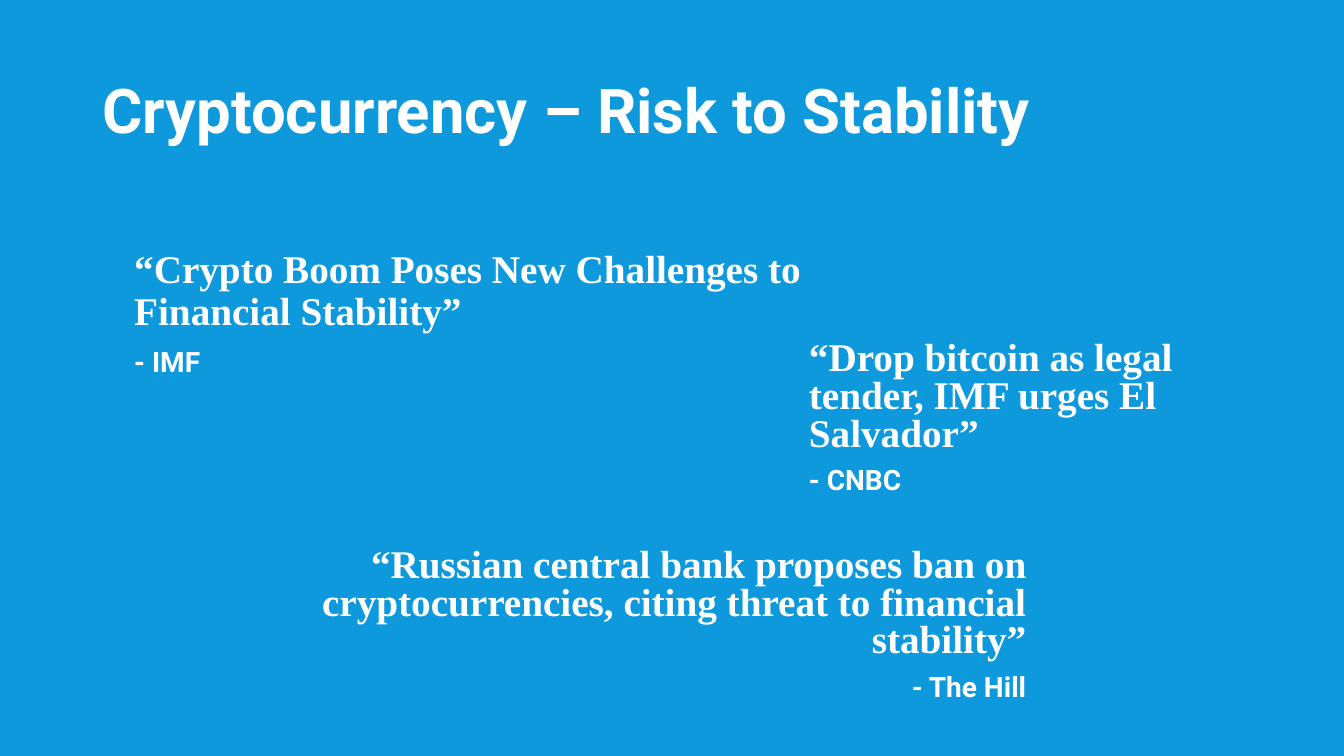
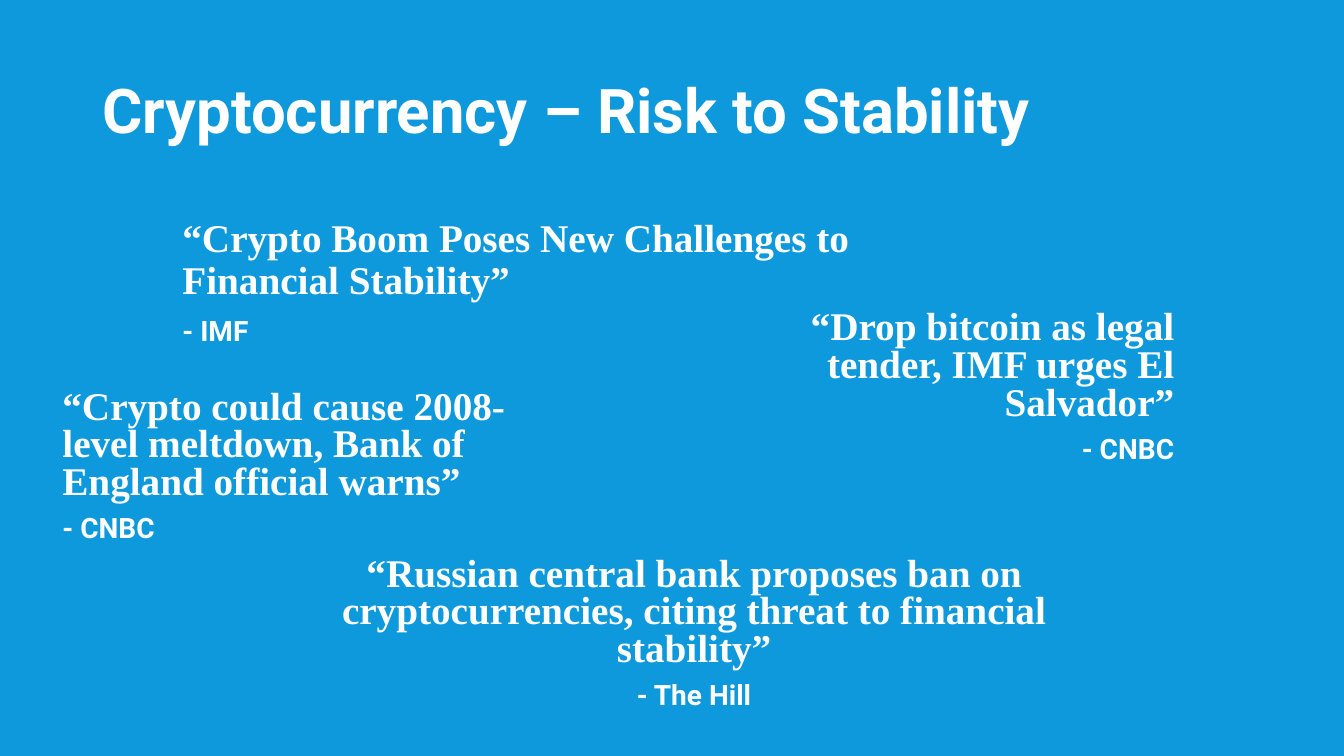
Before and after one commit to zchap40/Project2, a slide deck: slide 2 of Presentation/Sadek_R_Project2_Presentation.pptx. Drawn at 1344x756 pixels with LibreOffice and Linux fonts; fonts in the diff are those of the drawing. Boxes give left, top, right and bottom in pixels: in the first picture for what was removed or moved away, otherwise in the second. Text is boxed around its words. In the diff, an @@ line names an element or a change of style, - is before the commit and + after.

Commit message:
Presentation Update3

```diff
--- a/Presentation/Sadek_R_Project2_Presentation.pptx
+++ b/Presentation/Sadek_R_Project2_Presentation.pptx
@@ text "“Crypto Boom Poses New Challenges ...": place and size @@
-text "“Crypto Boom Poses New Challenges ..." at bbox=[134, 255, 801, 372]
+text "“Crypto Boom Poses New Challenges ..." at bbox=[182, 224, 849, 341]
@@ text "“Drop bitcoin as legal tender, ...": place and size @@
-text "“Drop bitcoin as legal tender, ..." at bbox=[809, 343, 1172, 491]
+text "“Drop bitcoin as legal tender, ..." at bbox=[811, 312, 1175, 460]
@@ text "“Drop bitcoin as legal tender, ..." at bbox=[811, 312, 1175, 460]: alignment left to right @@
@@ text added at bbox=[62, 392, 505, 539], 28 pt, text #FFFFFF, bold @@
+“Crypto could cause 2008-level meltdown, Bank of England official warns”
+- CNBC
@@ text "“Russian central bank proposes ban ...": place and size @@
-text "“Russian central bank proposes ban ..." at bbox=[322, 550, 1026, 698]
+text "“Russian central bank proposes ban ..." at bbox=[342, 559, 1046, 706]
@@ text "“Russian central bank proposes ban ..." at bbox=[342, 559, 1046, 706]: alignment right to centre @@
```
